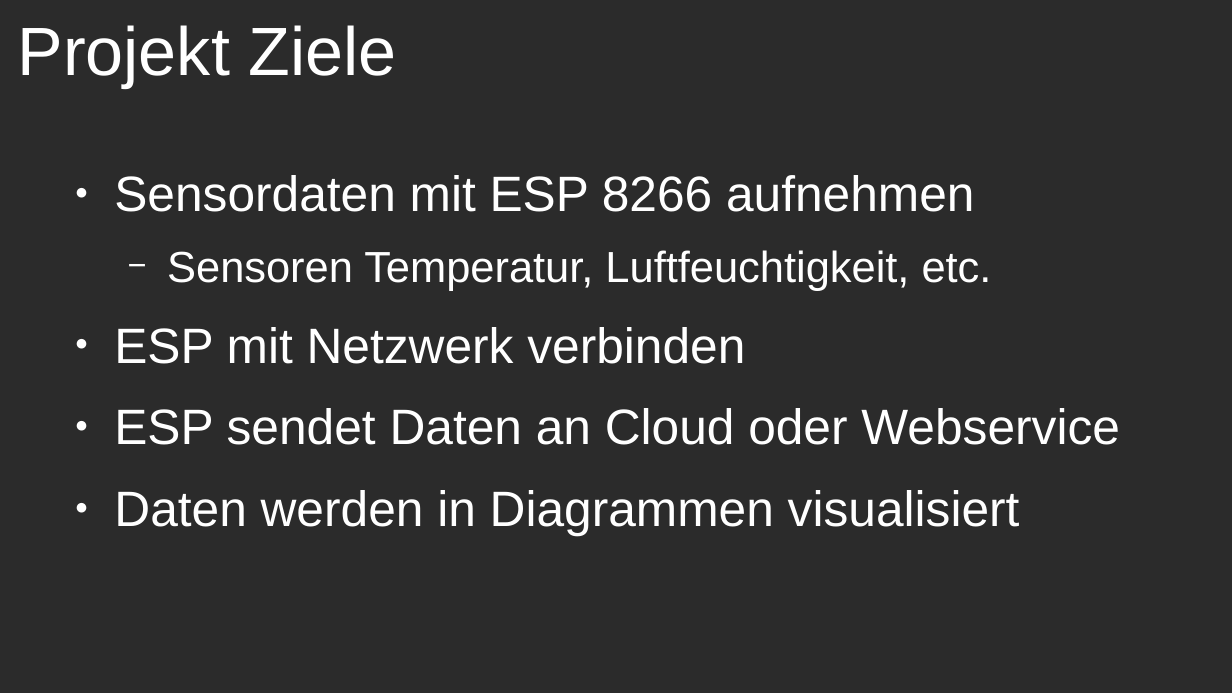
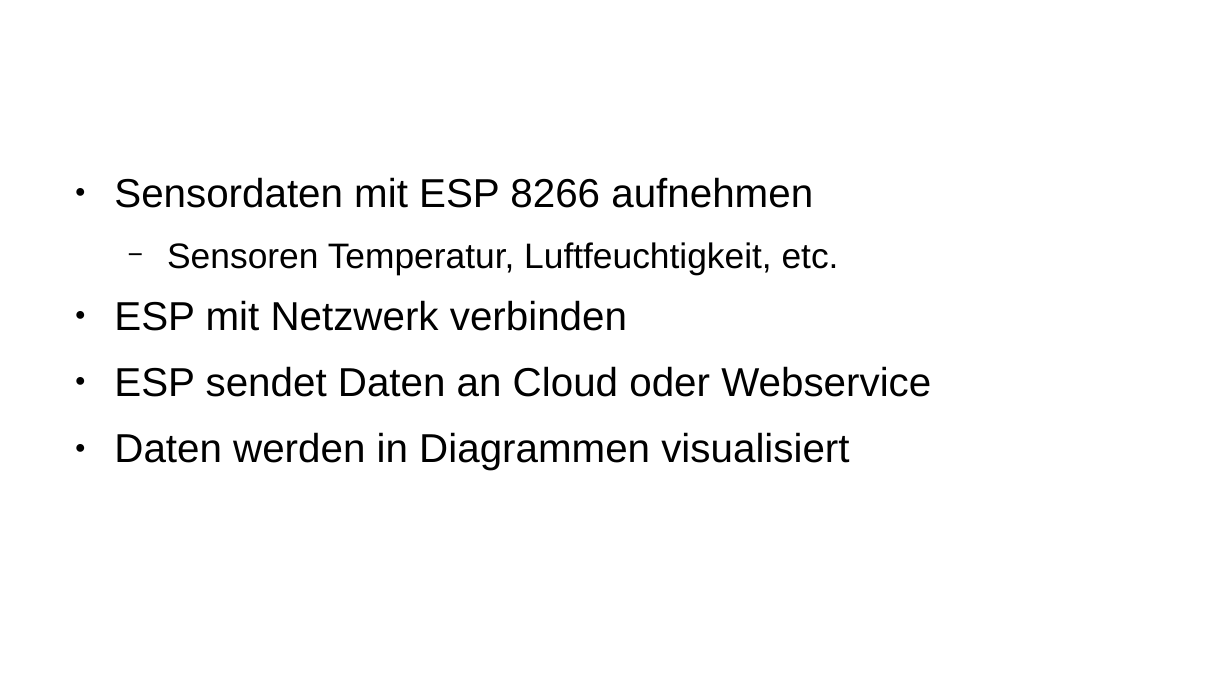
Before and after one commit to PhilippWuerfel/EspSensorProj, a slide deck: slide 2 of documentation/EspSensorProj.odp. Drawn at 1232x693 pixels with LibreOffice and Linux fonts; fonts in the diff are those of the drawing; background and template pictures are left out; a plain dark background stands for a picture behind light text. Boxes give left, top, right and bottom in pixels: in the first picture for what was removed or moved away, otherwise in the second. Text is boxed around its words. In the diff, an @@ line names an element or a change of style, - is before the commit and + after.

```diff
--- a/documentation/EspSensorProj.odp
+++ b/documentation/EspSensorProj.odp
@@ background picture (left out) to #FFFFFF @@
@@ title "Projekt Ziele" at [18, 9, 1184, 88]: size 44 to 35.7 pt @@
@@ text "Sensordaten mit ESP 8266 aufnehmen" at [114, 177, 931, 470]: size 32 to 26 pt in "Sensordaten mit ESP 8266 aufnehmen", "ESP mit Netzwerk verbinden", "ESP sendet Daten an Cloud oder Webservice", "Daten werden in Diagrammen visualisiert"; text colour #FFFFFF to #000000; size 28 to 22.8 pt in "Sensoren Temperatur, Luftfeuchtigkeit, etc."; less space between paragraphs; bullet colour #FFFFFF to #000000 @@
```
Also in this commit, not shown: 3 other slides changed, 1 other file.
